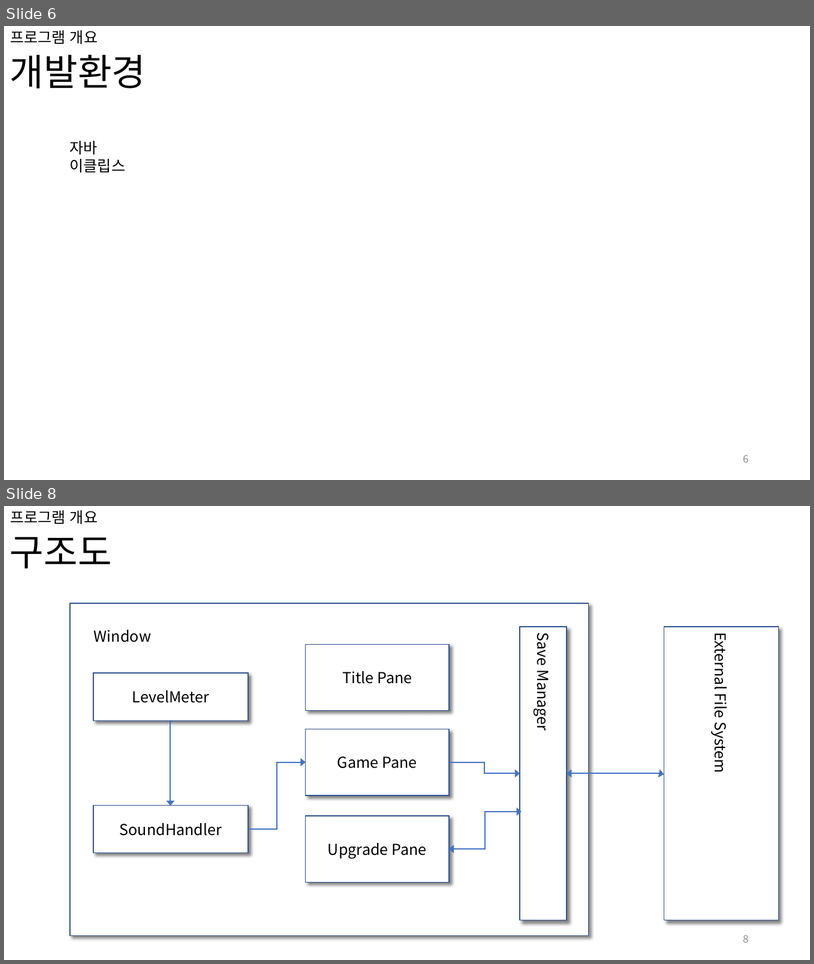
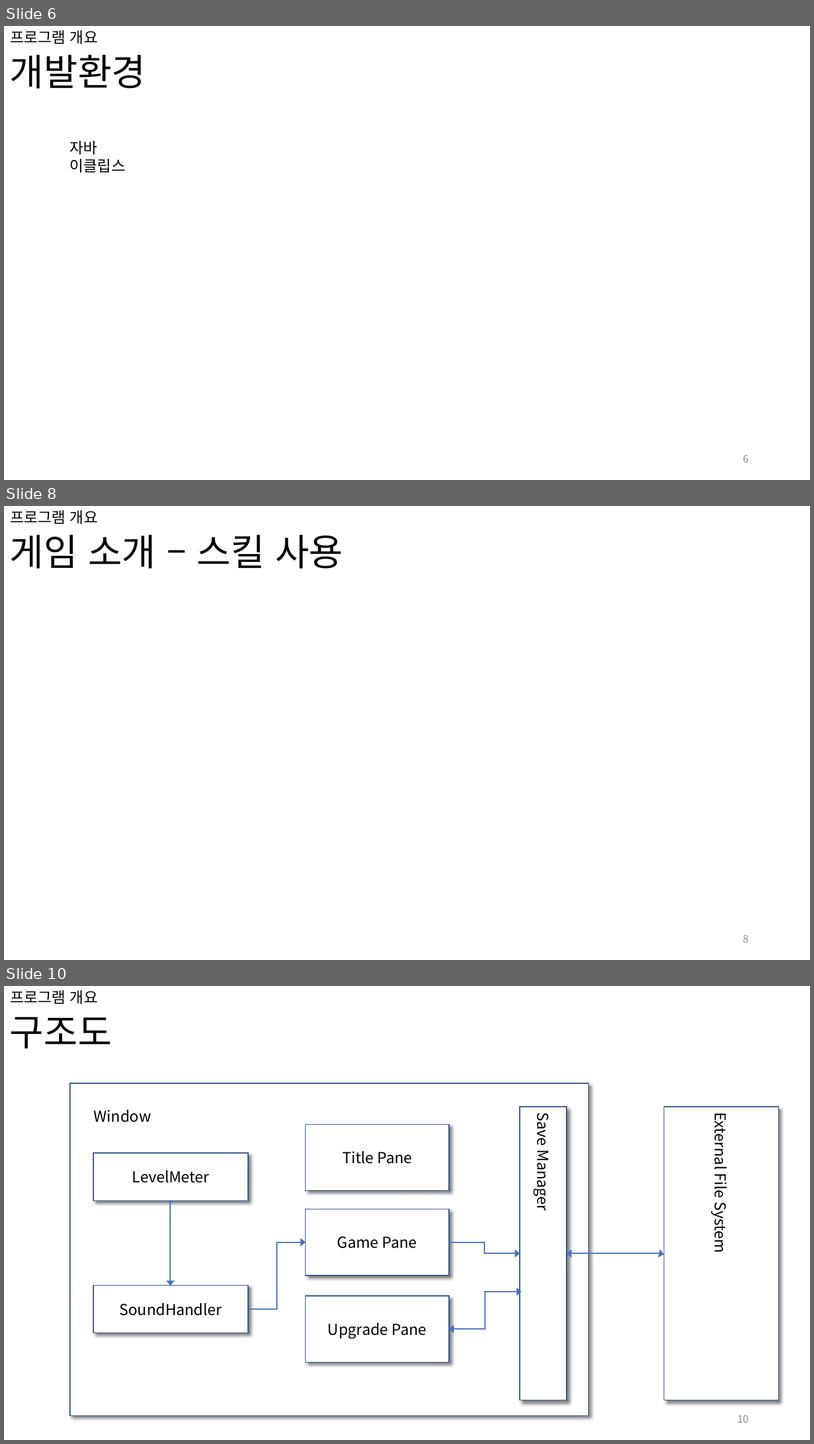
Before and after one commit to pknu-wap/Dogs-SONAR, a slide deck: others/presentation.pptx. Shown one above the other, each under a label of ours: slides 6 and 8 before the commit, slides 6, 8 and 10 after it; the slides between them are not shown. The pictures are 814x964 and 814x1444 pixels, drawn with LibreOffice and Linux fonts; fonts in the diff are those of the drawing. Boxes give left, top, right and bottom in pixels: in the first picture for what was removed or moved away, otherwise in the second. Text is boxed around its words. In the diff, an @@ line names an element or a change of style, - is before the commit and + after.

```diff
--- a/others/presentation.pptx
+++ b/others/presentation.pptx
@@ slide 8 added at (4,506,810,960), background #FFFFFF @@
@@ title added at (10,510,98,524), 18 pt, text #000000 @@
+프로그램 개요
@@ text added at (10,535,343,568), 44 pt, text #000000 @@
+게임 소개 – 스킬 사용
@@ page number added at (743,934,749,942), 12 pt, text #8C8C8C @@
+8
@@ what was slide 8 is now slide 10 @@
@@ page number at (738,1414,749,1422): text changed @@
-8
+10
```
Also in this commit, not shown: 1 slide changed, 1 other slide added, 1 other file.
